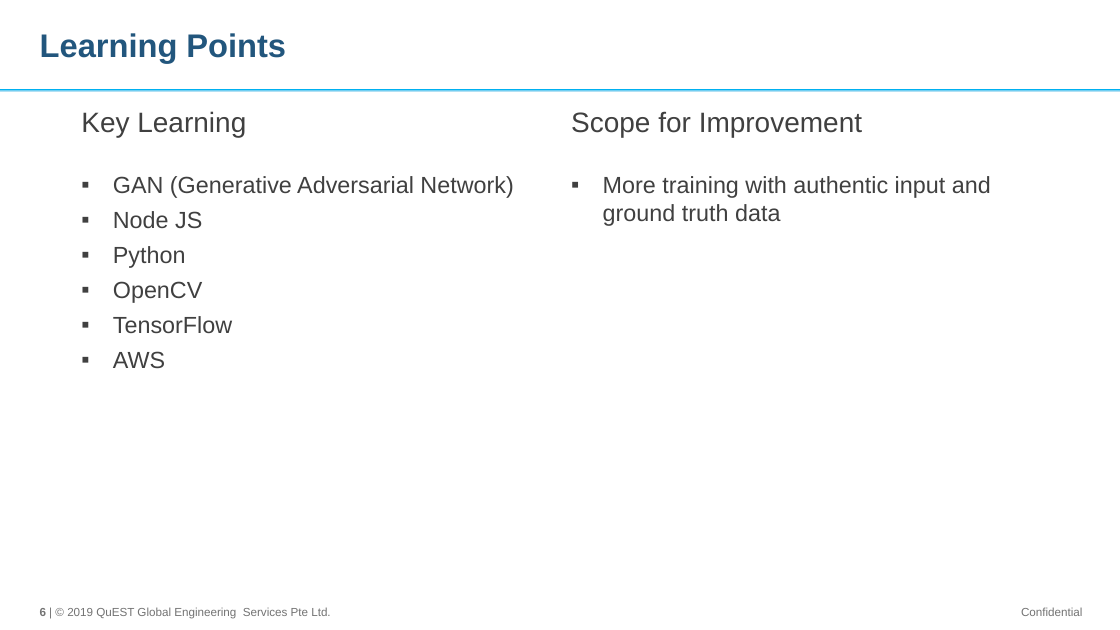
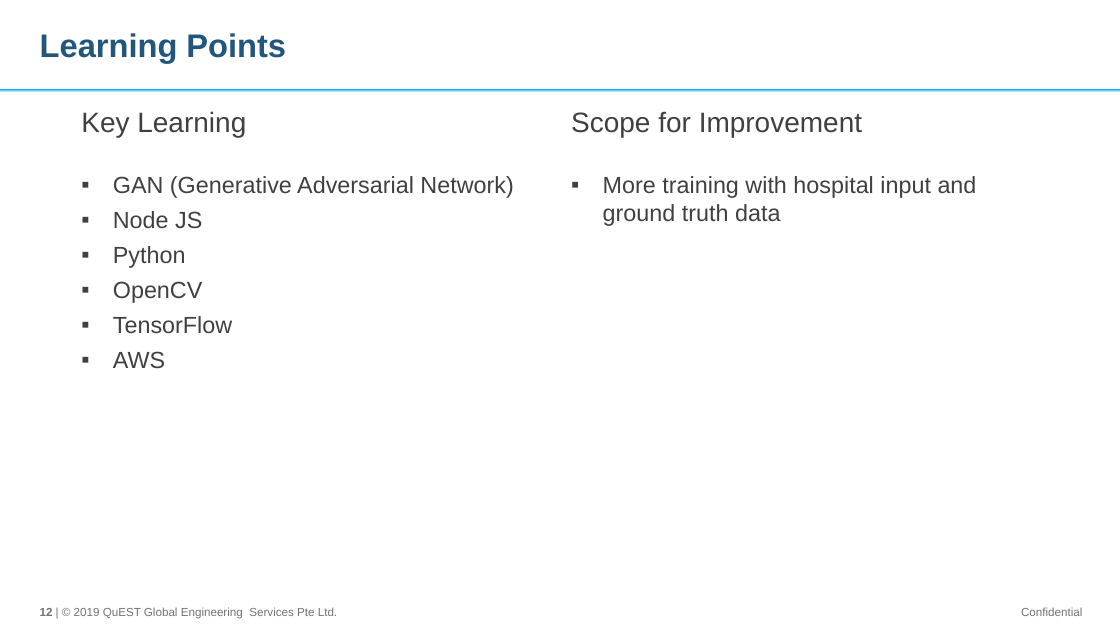
Before and after one commit to vishnurapps/BlueBytes, a slide deck: slide 12 of Doc/HackathonFY19-PresentationTemplate.odp (slide 6 before the commit). Drawn at 1120x630 pixels with LibreOffice and Linux fonts; fonts in the diff are those of the drawing; background and template pictures are left out. Boxes give left, top, right and bottom in pixels: in the first picture for what was removed or moved away, otherwise in the second. Text is boxed around its words. In the diff, an @@ line names an element or a change of style, - is before the commit and + after.

```diff
--- a/Doc/HackathonFY19-PresentationTemplate.odp
+++ b/Doc/HackathonFY19-PresentationTemplate.odp
@@ text at <box>603,176,977,226</box>: text changed @@
-▪ More training with authentic input and ground truth data
+▪ More training with hospital input and ground truth data
@@ text at <box>40,607,337,619</box>: text changed @@
-6 | © 2019 QuEST Global Engineering Services Pte Ltd.
+12 | © 2019 QuEST Global Engineering Services Pte Ltd.
```
Also in this commit, not shown: 6 other slides changed, 6 slides added.
